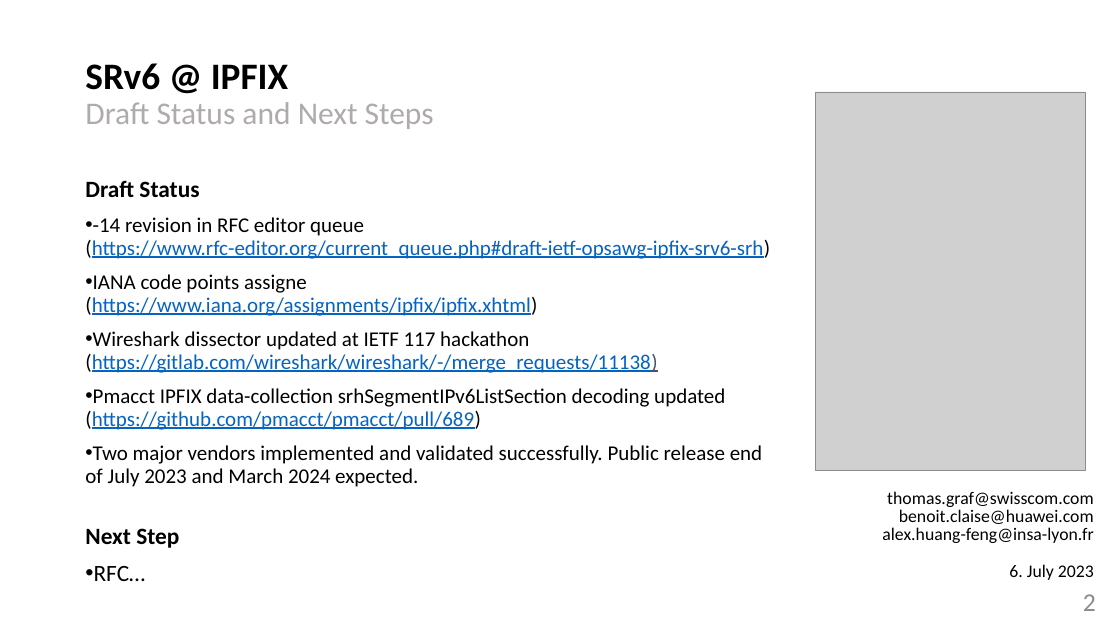
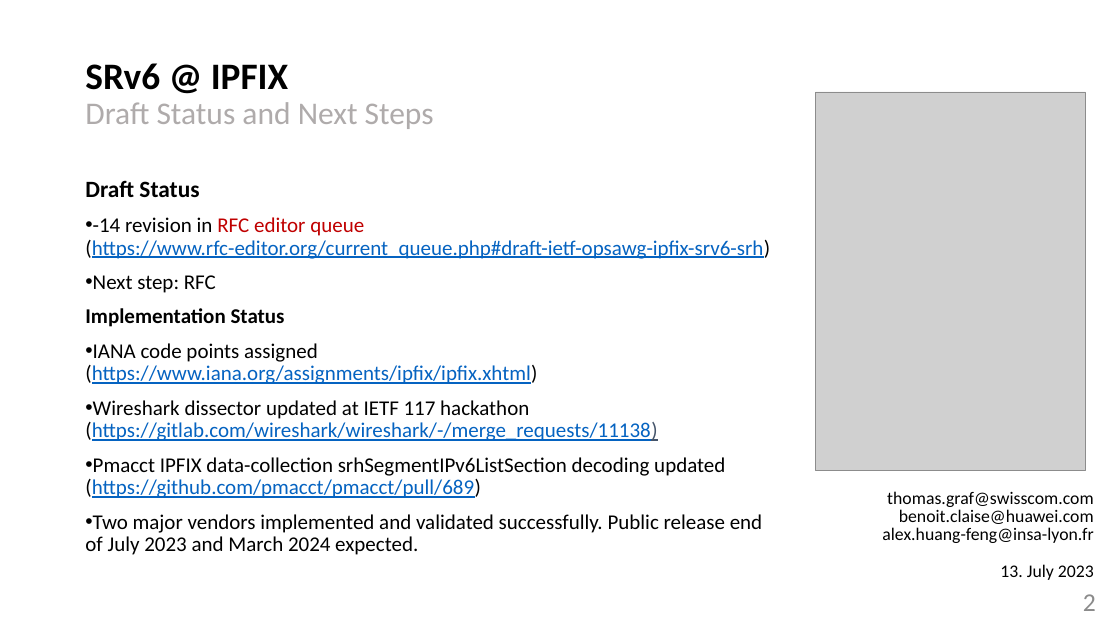
Before and after one commit to network-analytics/ietf-network-analytics-document-status, a slide deck: slide 2 of 117/OPSAWG/draft-opsawg-ipfix-srv6-srh-and-on-path-telemetry.pptx. Drawn at 1120x630 pixels with LibreOffice and Linux fonts; fonts in the diff are those of the drawing; grey boxes stand for pictures. Boxes give left, top, right and bottom in pixels: in the first picture for what was removed or moved away, otherwise in the second. Text is boxed around its words. In the diff, an @@ line names an element or a change of style, - is before the commit and + after.

```diff
--- a/117/OPSAWG/draft-opsawg-ipfix-srv6-srh-and-on-path-telemetry.pptx
+++ b/117/OPSAWG/draft-opsawg-ipfix-srv6-srh-and-on-path-telemetry.pptx
@@ text at (x1=85, y1=217, x2=770, y2=259): text colour #000000 to #C00000 in "RFC editor queue" @@
@@ text at (x1=85, y1=275, x2=537, y2=384): text changed; text colour #0563C1 to #000000 @@
-• IANA code points assigne
-  (https://www.iana.org/assignments/ipfix/ipfix.xhtml)
+• Next step: RFC
+Implementation Status
+• IANA code points assigned
+  (https://www.iana.org/assignments/ipfix/ipfix.xhtml)
@@ text at (x1=85, y1=528, x2=179, y2=548): paragraphs removed @@
-Next Step
-• RFC…
@@ text at (x1=1000, y1=564, x2=1094, y2=580): text changed @@
-6. July 2023
+13. July 2023
```
Also in this commit, not shown: 2 other slides changed, 1 other file.
